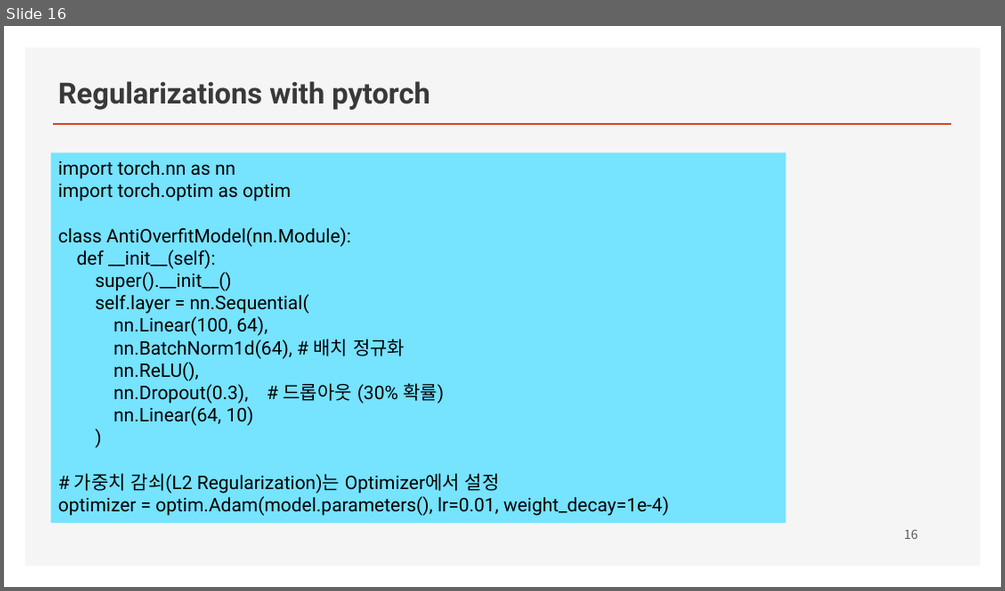
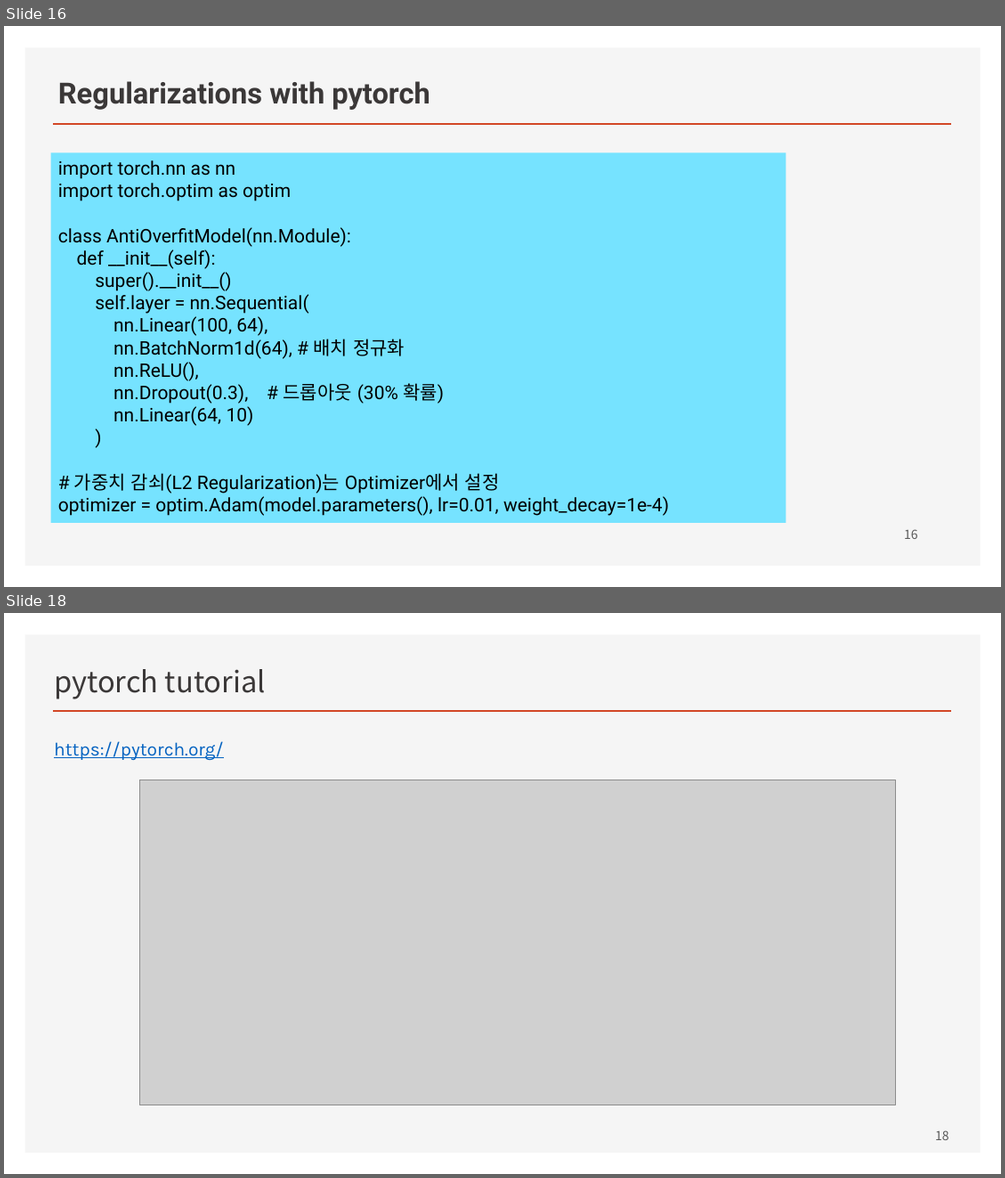
Before and after one commit to ancestor9/mathematics-for-machine-learning, a slide deck: Linear_Algebra/w5_03_Deep_Learning_with_pytorch.pptx. Shown one above the other, each under a label of ours: slide 16 before the commit, slides 16 and 18 after it; the slides between them are not shown. The pictures are 1005x591 and 1005x1178 pixels, drawn with LibreOffice and Linux fonts; fonts in the diff are those of the drawing; grey boxes stand for pictures; background and template pictures are left out. Boxes give left, top, right and bottom in pixels: in the first picture for what was removed or moved away, otherwise in the second. Text is boxed around its words. In the diff, an @@ line names an element or a change of style, - is before the commit and + after.

```diff
--- a/Linear_Algebra/w5_03_Deep_Learning_with_pytorch.pptx
+++ b/Linear_Algebra/w5_03_Deep_Learning_with_pytorch.pptx
@@ slide 18 added at (4,613,1001,1174), background #FFFFFF; not listed: 2 template elements that a slide beside it also shows @@
@@ title added at (54,669,266,699), 28 pt, text #3B3838 @@
+pytorch tutorial
@@ text added at (54,741,223,760), 18 pt, text #0563C1, underline @@
+https://pytorch.org/
@@ picture added at (139,779,896,1104) @@
@@ page number added at (935,1130,949,1140), 12 pt, text #595959 @@
+18
```
Also in this commit, not shown: 2 other slides added.
